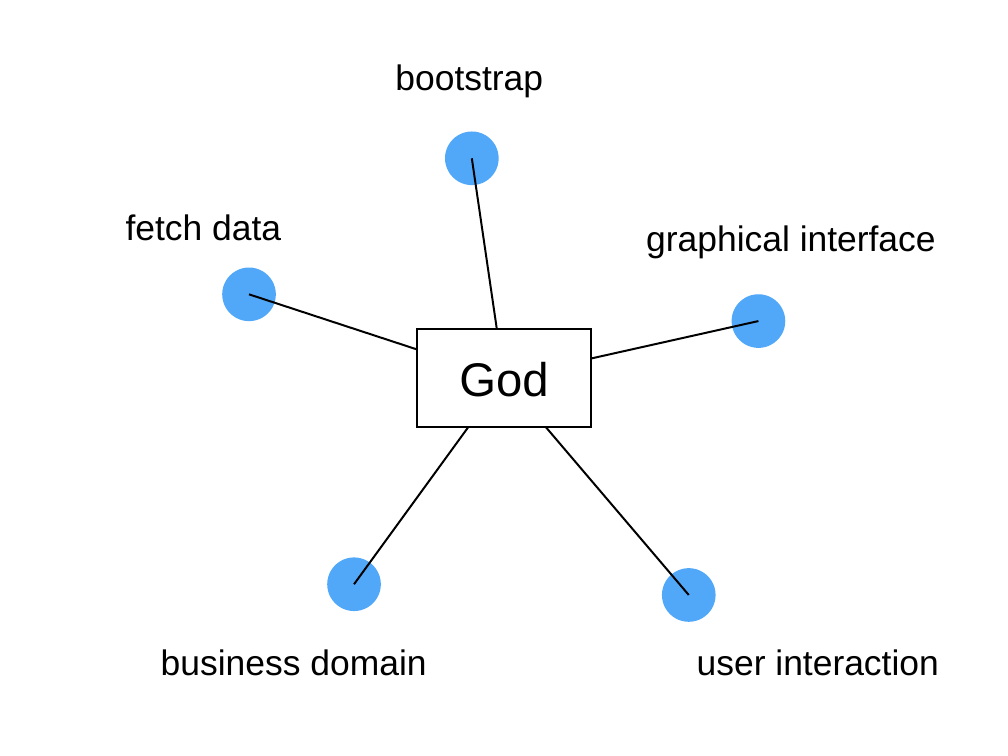
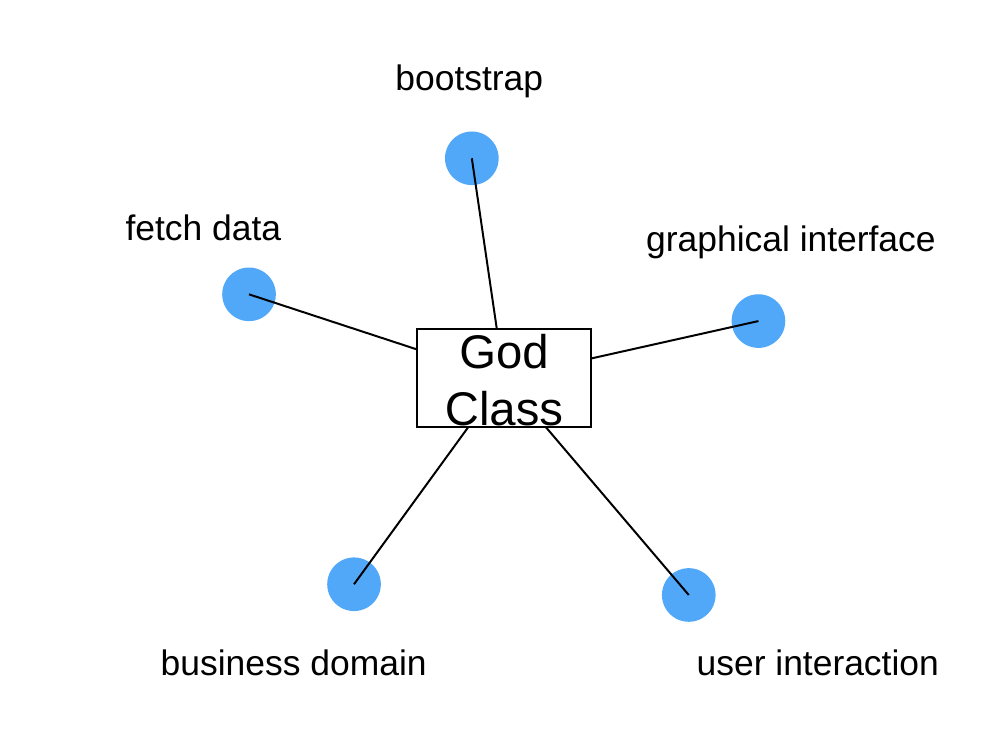
Before and after one commit to scg-unibe-ch/ese2017, a slide deck: slide 2 of slides/3_mvc.pptx (slide 3 before the commit). Drawn at 1008x756 pixels with LibreOffice and Linux fonts; fonts in the diff are those of the drawing. Boxes give left, top, right and bottom in pixels: in the first picture for what was removed or moved away, otherwise in the second. Text is boxed around its words. In the diff, an @@ line names an element or a change of style, - is before the commit and + after.

```diff
--- a/slides/3_mvc.pptx
+++ b/slides/3_mvc.pptx
@@ text in rectangle at [445,333,563,434]: text changed @@
-God
+God
+Class
```
Also in this commit, not shown: 5 other slides changed, 2 slides removed.
